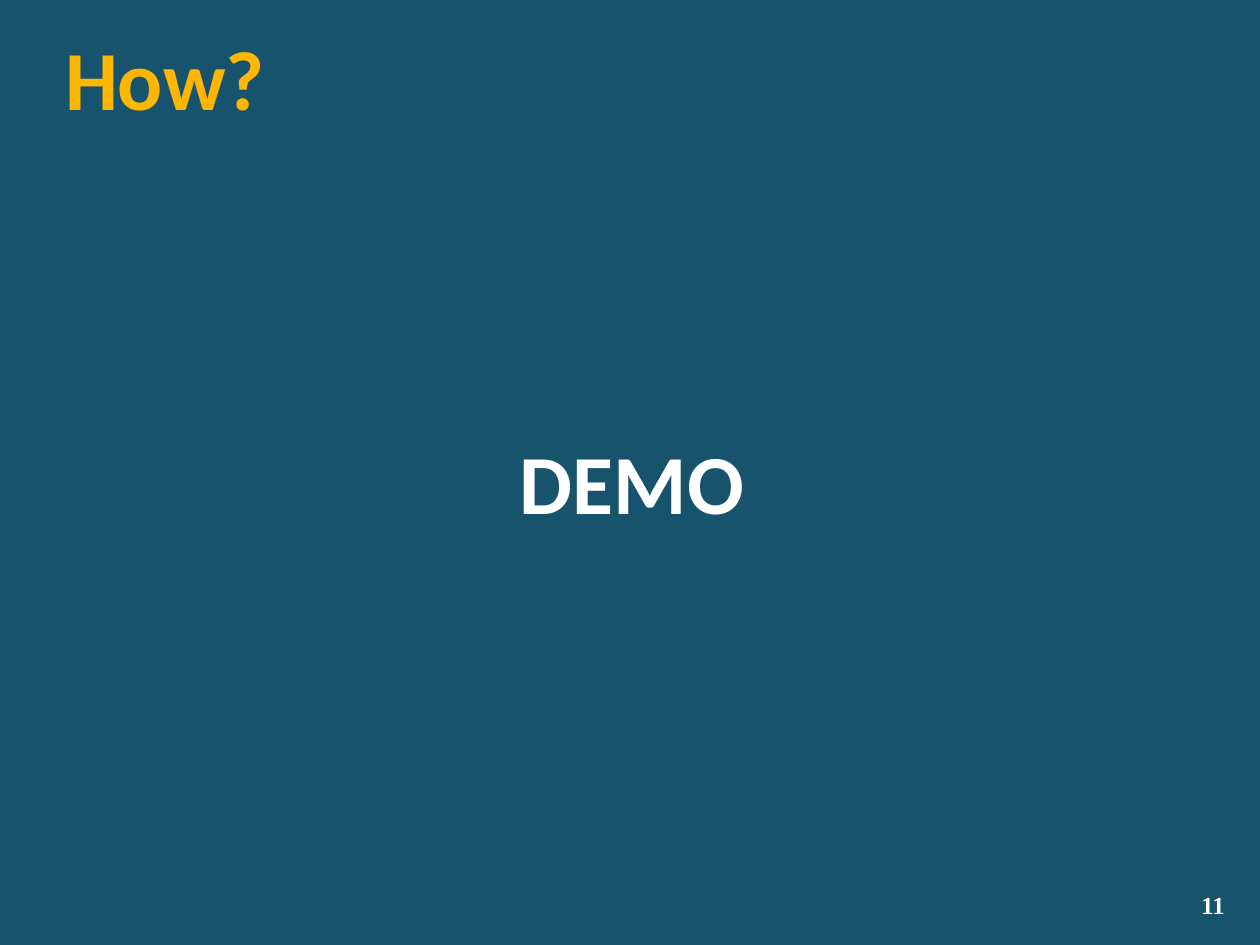
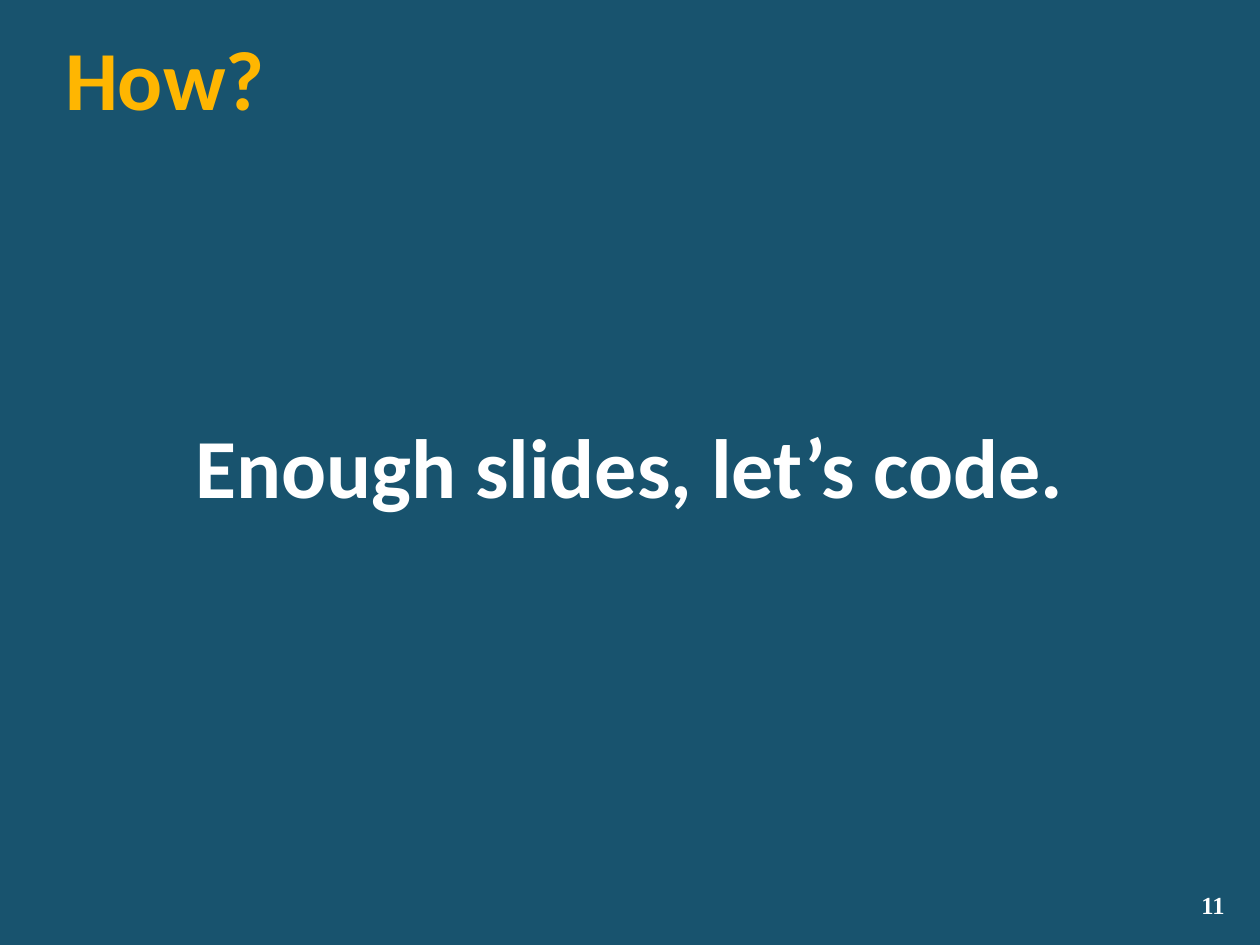
Before and after one commit to lozanotek/RefreshWithNuGet, a slide deck: slide 11 of slides/RefreshWithNuGet.pptx. Drawn at 1260x945 pixels with LibreOffice and Linux fonts; fonts in the diff are those of the drawing; background and template pictures are left out. Boxes give left, top, right and bottom in pixels: in the first picture for what was removed or moved away, otherwise in the second. Text is boxed around its words. In the diff, an @@ line names an element or a change of style, - is before the commit and + after.

```diff
--- a/slides/RefreshWithNuGet.pptx
+++ b/slides/RefreshWithNuGet.pptx
@@ text at <box>195,437,1063,513</box>: text changed @@
-DEMO
+Enough slides, let’s code.
```
Also in this commit, not shown: 7 other slides changed.
